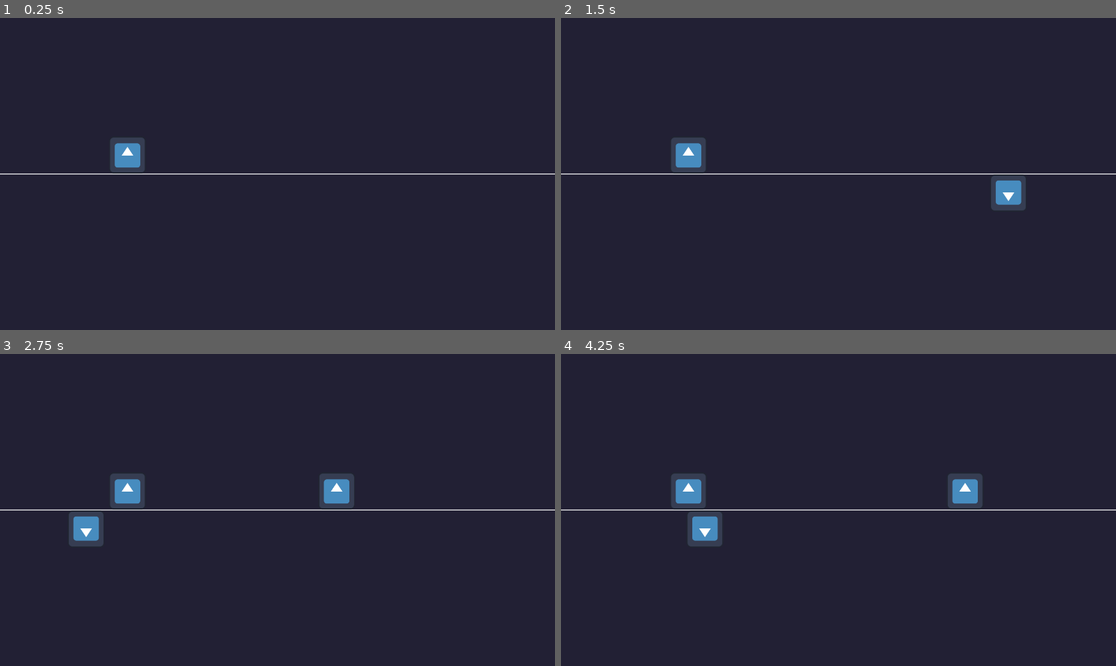
Above: before the commit, frames 1-4 (two rows, left to right).
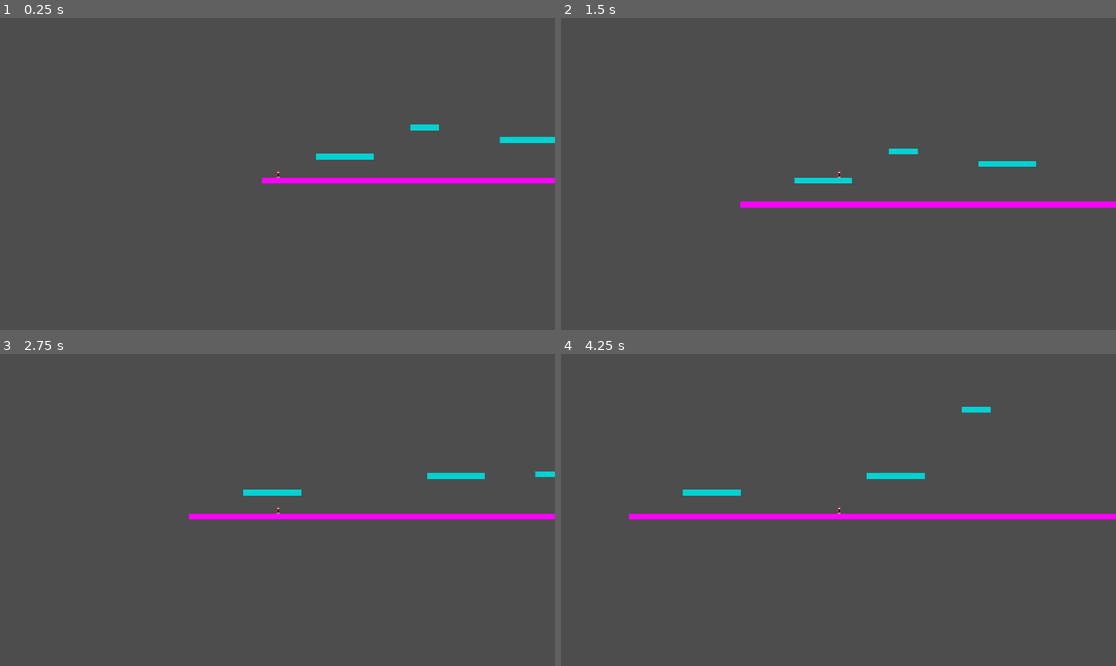
Above: after the commit, the same moments.

Repository: Pafnaffan/Mirror
Game: Godot game, scene res://scene/platformer/MainPlatformer.tscn
Two runs of this game, one before a commit and one after it. Both use one fixed random seed, a clock stepped at 60 frames per second and the inputs below. Before the commit the project starts from res://scene/level_1s.tscn. The engine's default icon, where the game draws it, is replaced by a stand-in: a white triangle on a blue panel in a dark square.
Inputs:
- Up to frame 1 (0.25 s): no input
- Up to frame 2 (1.5 s): tap Enter (ui_accept) at 0.5, 0.77 s; hold Right (ui_right) from 0.53 s (still down); tap F (mirror_action) at 0.6 s; tap 3 (flip_diagonal, bound only after the commit) at 0.8, 1.35 s
- Up to frame 3 (2.75 s): tap Enter (ui_accept) at 1.52 s; tap 1 (flip_horizontal, bound only after the commit) at 1.55, 2.1 s; release Right (ui_right) at 2.03 s; hold Left (ui_left) from 2.03 s (still down); tap 2 (flip_vertical, bound only after the commit) at 2.3 s
- Up to frame 4 (4.25 s): release Left (ui_left) at 2.78 s; hold Right (ui_right) from 2.78 s (still down); tap 2 (flip_vertical, bound only after the commit) at 2.85 s; tap Enter (ui_accept) at 3.02, 3.77 s; tap F (mirror_action) at 3.05, 3.6 s; tap 3 (flip_diagonal, bound only after the commit) at 3.8 s

The runs differ from the first frame. In frame 1, 99% of the frame differs, in the area x 0-100%, y 0-100%; in frame 2, 99%; in frame 3, 99%; in frame 4, 99%.

Commit message:
Add smarter symmetrical switches, any axis

Diff:
--- a/mirror-onyxia/project.godot
+++ b/mirror-onyxia/project.godot
@@ -11,10 +11,14 @@
 [application]
 
 config/name="Mirror Onyxia"
-run/main_scene="uid://bjue8feomyrmm"
+run/main_scene="uid://dc0ujht8ukyqo"
 config/features=PackedStringArray("4.6", "GL Compatibility")
 run/max_fps=60
 config/icon="res://sprite/icon.svg"
+
+[autoload]
+
+WorldManager="*uid://carrvw04u4v1e"
 
 [display]
 
@@ -28,6 +32,26 @@
 "events": [Object(InputEventKey,"resource_local_to_scene":false,"resource_name":"","device":0,"window_id":0,"alt_presse …(189 unchanged characters)…
 ]
 }
+flip_horizontal={
+"deadzone": 0.2,
+"events": [Object(InputEventKey,"resource_local_to_scene":false,"resource_name":"","device":-1,"window_id":0,"alt_pressed":false,"shift_pressed":false,"ctrl_pressed":false,"meta_pressed":false,"pressed":false,"keycode":0,"physical_keycode":49,"key_label":0,"unicode":38,"location":0,"echo":false,"script":null)
+]
+}
+flip_vertical={
+"deadzone": 0.2,
+"events": [Object(InputEventKey,"resource_local_to_scene":false,"resource_name":"","device":-1,"window_id":0,"alt_pressed":false,"shift_pressed":false,"ctrl_pressed":false,"meta_pressed":false,"pressed":false,"keycode":0,"physical_keycode":50,"key_label":0,"unicode":233,"location":0,"echo":false,"script":null)
+]
+}
+flip_diagonal={
+"deadzone": 0.2,
+"events": [Object(InputEventKey,"resource_local_to_scene":false,"resource_name":"","device":-1,"window_id":0,"alt_pressed":false,"shift_pressed":false,"ctrl_pressed":false,"meta_pressed":false,"pressed":false,"keycode":0,"physical_keycode":51,"key_label":0,"unicode":34,"location":0,"echo":false,"script":null)
+]
+}
+flip_reset={
+"deadzone": 0.2,
+"events": [Object(InputEventKey,"resource_local_to_scene":false,"resource_name":"","device":-1,"window_id":0,"alt_pressed":false,"shift_pressed":false,"ctrl_pressed":false,"meta_pressed":false,"pressed":false,"keycode":0,"physical_keycode":52,"key_label":0,"unicode":39,"location":0,"echo":false,"script":null)
+]
+}
 
 [physics]
 
--- a/mirror-onyxia/scene/platformer/platformer_level_test.tscn
+++ b/mirror-onyxia/scene/platformer/platformer_level_test.tscn
@@ -30,10 +30,17 @@
 scale = Vector2(2, 1)
 
 [node name="Platform2" parent="." unique_id=1679183159 instance=ExtResource("1_s53y1")]
-position = Vector2(556, 936)
-mirror = NodePath("../Platform3")
-is_primary = true
+position = Vector2(553, 896)
+world_mask = 1
+
+[node name="Platform5" parent="." unique_id=1339019060 instance=ExtResource("1_s53y1")]
+position = Vector2(601, 738)
+world_mask = 4
 
 [node name="Platform3" parent="." unique_id=1149359685 instance=ExtResource("1_s53y1")]
 position = Vector2(1237, 934)
-mirror = NodePath("../Platform2")
+world_mask = 2
+
+[node name="Platform6" parent="." unique_id=41724843 instance=ExtResource("1_s53y1")]
+position = Vector2(1192, 710)
+world_mask = 8
--- a/mirror-onyxia/script/platformer/onyxia_platformer.gd
+++ b/mirror-onyxia/script/platformer/onyxia_platformer.gd
@@ -14,10 +14,16 @@
 	if Input.is_action_just_pressed("ui_accept") and is_on_floor():
 		velocity.y = JUMP_VELOCITY
 
-	if Input.is_action_just_pressed("mirror_action"):
-		for platform in get_tree().get_nodes_in_group("platforms"):
-			if platform.is_primary and platform.mirror:
-				platform.flip()
+
+	if Input.is_action_just_pressed("flip_vertical"):
+		WorldManager.flip(0b01)
+
+	if Input.is_action_just_pressed("flip_horizontal"):
+		WorldManager.flip(0b10)
+
+	if Input.is_action_just_pressed("flip_diagonal"):
+		WorldManager.flip(0b11)
+
 
 	# Get the input direction and handle the movement/deceleration.
 	# As good practice, you should replace UI actions with custom gameplay actions.
--- a/mirror-onyxia/script/platformer/platform.gd
+++ b/mirror-onyxia/script/platformer/platform.gd
@@ -1,21 +1,28 @@
 extends StaticBody2D
 
-@export var mirror: NodePath
-@export var is_primary: bool = false
+enum WorldState {
+	ORIGINAL = 1,
+	VERTICAL = 2,
+	HORIZONTAL = 4,
+	DIAGONAL = 8,
+	ALWAYS = 15
+}
+
+@export var world_mask: WorldState = WorldState.ALWAYS
 
 func _ready() -> void:
 	add_to_group("platforms")
-	if not is_primary and has_node(mirror):
-		visible = false
-		$CollisionShape2D.disabled = true
+	WorldManager.world_changed.connect(update_state)
+	update_state(WorldManager.current_world)
 
+func update_state(new_world: int):
+	match world_mask:
+		WorldState.ORIGINAL : set_active(new_world == 0b00)
+		WorldState.VERTICAL : set_active(new_world == 0b01)
+		WorldState.HORIZONTAL : set_active(new_world == 0b10)
+		WorldState.DIAGONAL : set_active(new_world == 0b11)
+		WorldState.ALWAYS : set_active(true)
 
 func set_active(is_active: bool) -> void:
 	visible = is_active
 	$CollisionShape2D.disabled = not is_active
-
-func flip() -> void:
-	var twin = get_node(mirror)
-	var curr_state = visible
-	set_active(not curr_state)
-	twin.set_active(curr_state)
--- /dev/null
+++ b/mirror-onyxia/world_manager.gd
@@ -0,0 +1,8 @@
+extends Node
+
+signal world_changed(world: int)
+var current_world: int = 0b00
+
+func flip(axis: int):
+	current_world ^= axis
+	emit_signal("world_changed", current_world)
Not shown, added: mirror-onyxia/export_presets.cfg
Not shown, added: mirror-onyxia/world_manager.gd.uid
